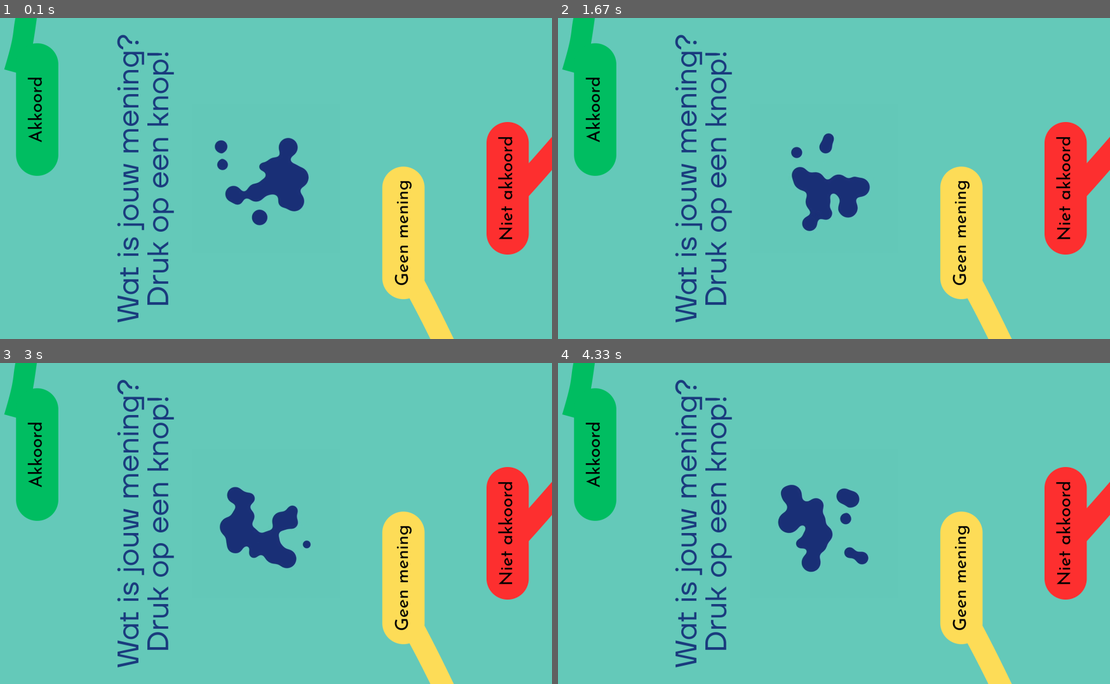
Above: before the commit, frames 1-4 (two rows, left to right).
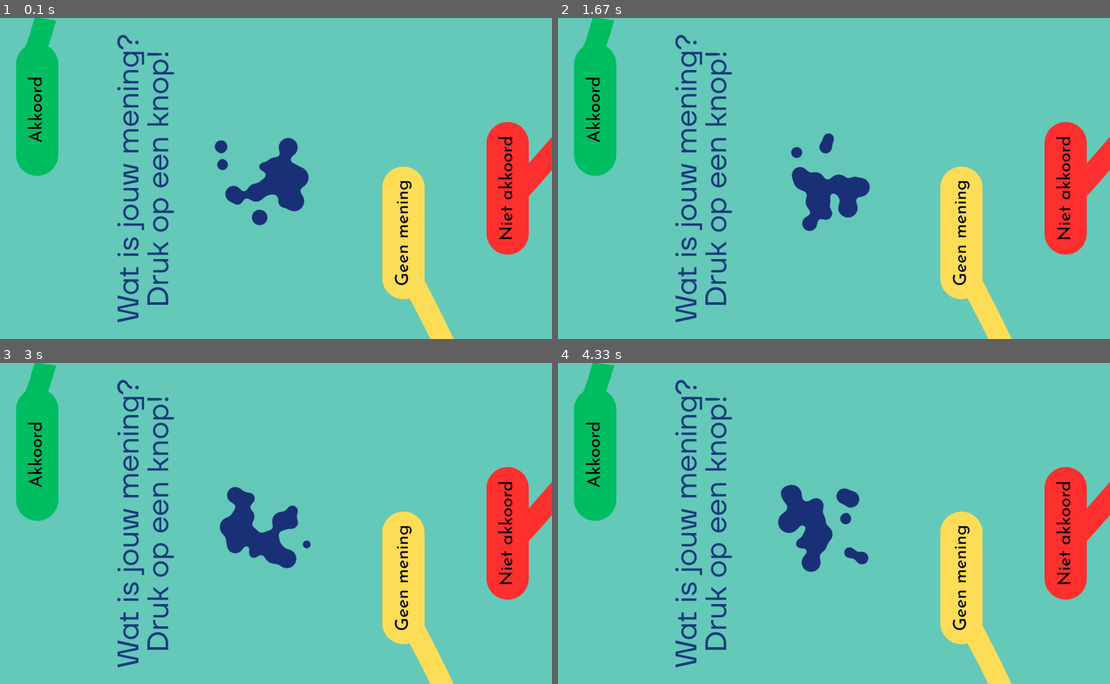
Above: after the commit, the same moments.

Repository: basbaccarne/comon_expo
Game: pygame game, started from src/main.py
Two runs of this game, one before a commit and one after it. Both use one fixed random seed, a clock stepped at 60 frames per second and the inputs below.
Inputs:
- Up to frame 1 (0.1 s): no input
- Up to frame 2 (1.67 s): no input
- Up to frame 3 (3 s): no input
- Up to frame 4 (4.33 s): no input

The runs differ from the first frame. In frame 1, 0.7% of the frame differs, in the area x 0-11%, y 0-17%; in frame 2, 0.7%; in frame 3, 0.7%; in frame 4, 0.7%.

Commit message:
green schange

Diff:
--- a/src/main.py
+++ b/src/main.py
@@ -183,7 +183,7 @@
     screen.blit(rotated_line2, line2_rect)
 
     # end of the lines pngs
-    position_green_line = (80, 0)
+    position_green_line = (120, 0)
     position_red_line = (1700, 280)
     position_yellow_line = (1380, 800)
     screen.blit(line_green, position_green_line)
Binary file changed: img/groen_lijn_1.png
